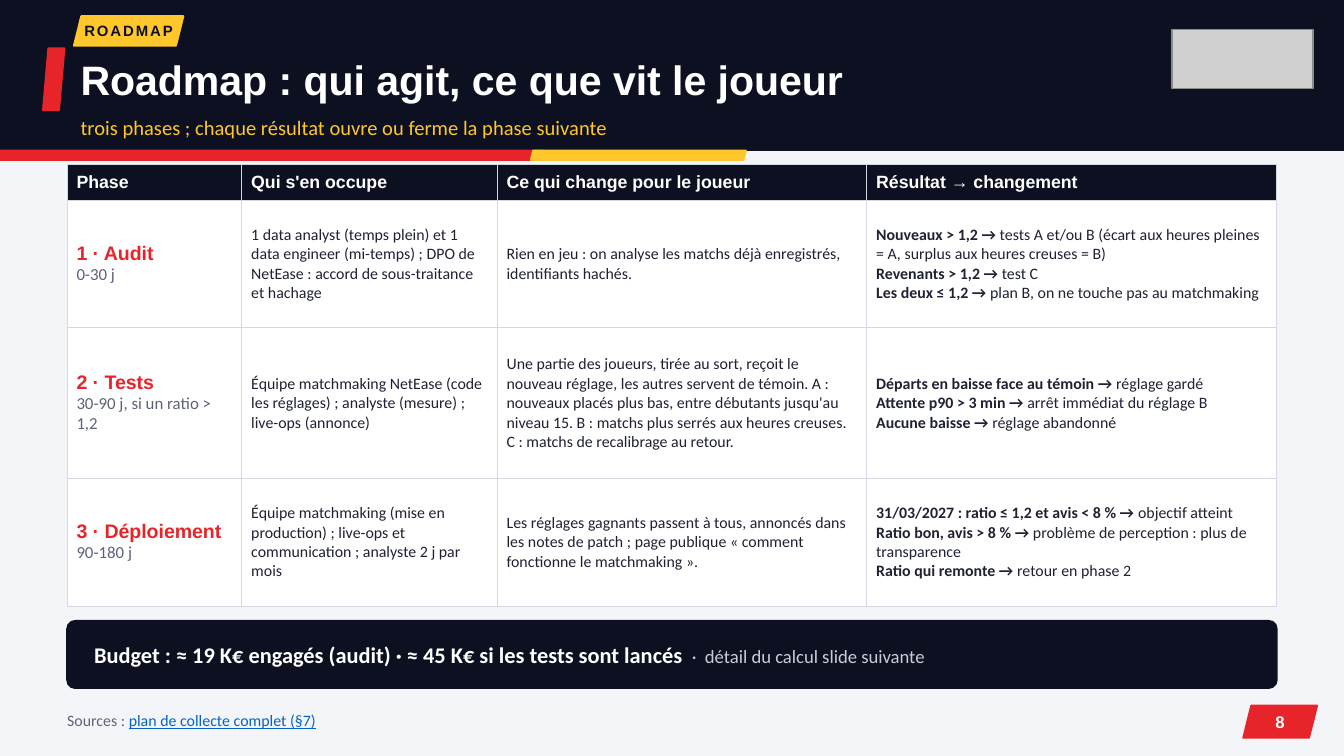
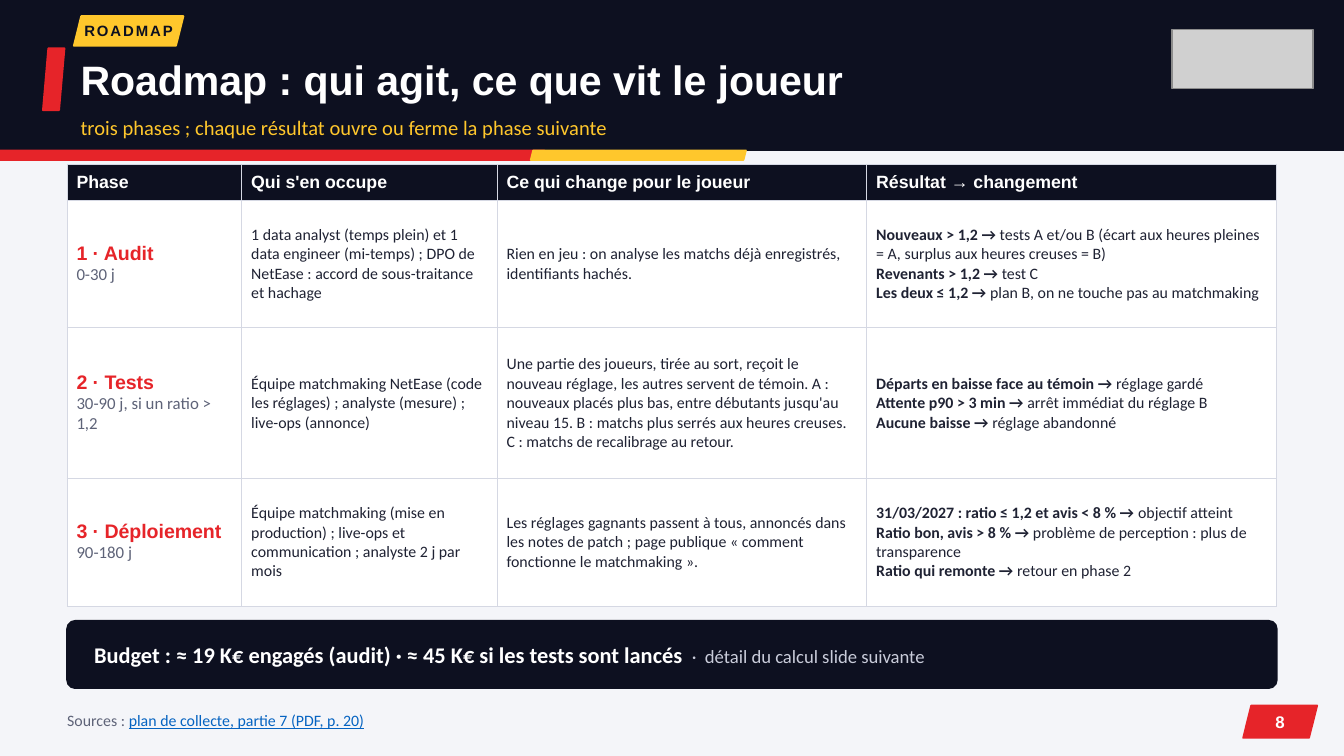
Before and after one commit to noeantoniov1-crypto/SOCIO, a slide deck: slide 8 of docs/presentation/pitch_marvel_rivals_netease.pptx. Drawn at 1344x756 pixels with LibreOffice and Linux fonts; fonts in the diff are those of the drawing; grey boxes stand for pictures. Boxes give left, top, right and bottom in pixels: in the first picture for what was removed or moved away, otherwise in the second. Text is boxed around its words. In the diff, an @@ line names an element or a change of style, - is before the commit and + after.

```diff
--- a/docs/presentation/pitch_marvel_rivals_netease.pptx
+++ b/docs/presentation/pitch_marvel_rivals_netease.pptx
@@ text at (67, 714, 364, 729): text changed @@
-Sources : plan de collecte complet (§7)
+Sources : plan de collecte, partie 7 (PDF, p. 20)
```
Also in this commit, not shown: 6 other slides changed, 2 other files.
